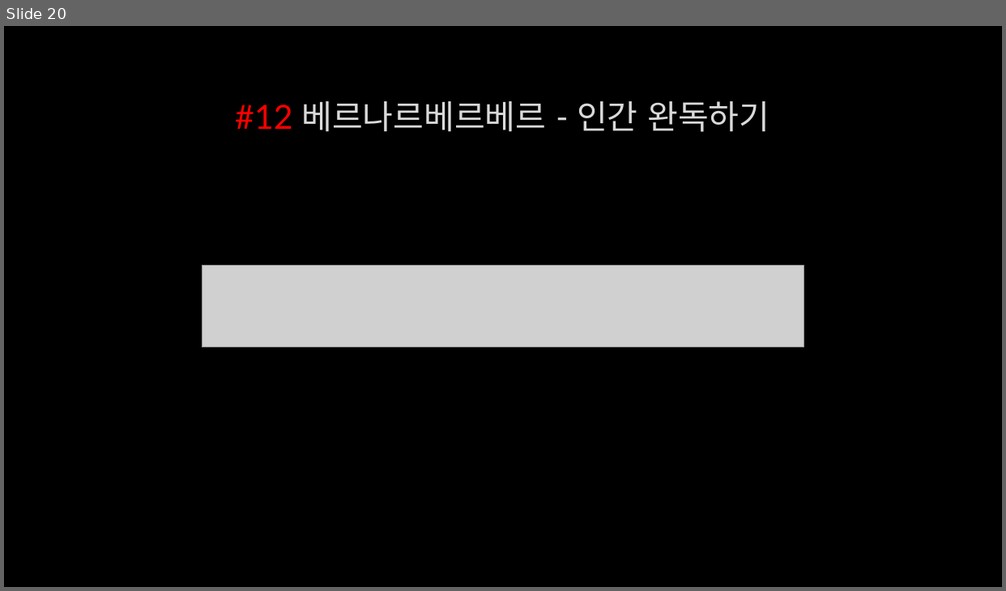
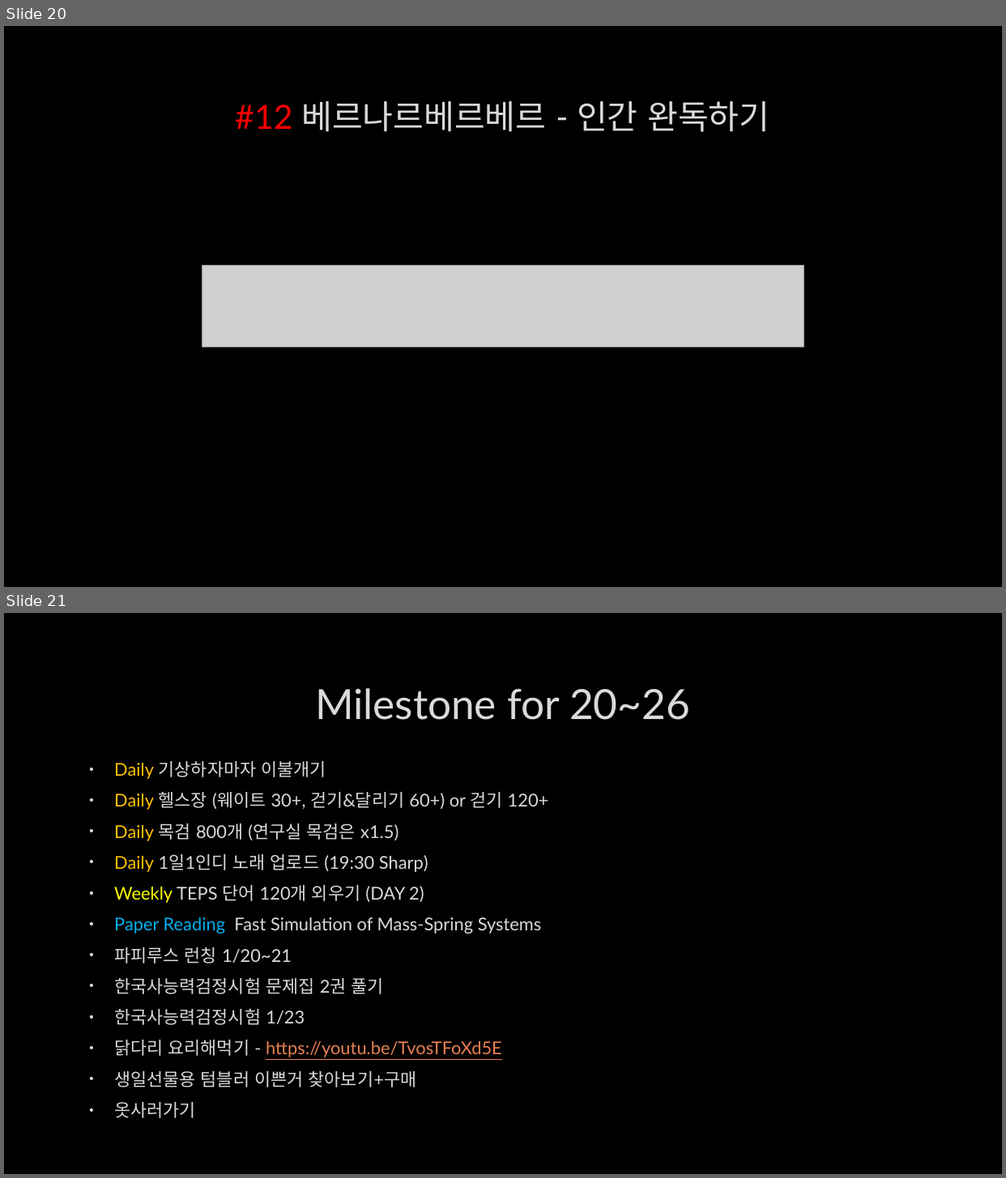
Before and after one commit to pjhjohn/wednesday-milestone, a slide deck: 20160120.pptm. Shown one above the other, each under a label of ours: slide 20 before the commit, slides 20 and 21 after it. The pictures are 1006x591 and 1006x1178 pixels, drawn with LibreOffice and Linux fonts; fonts in the diff are those of the drawing; grey boxes stand for pictures; background and template pictures are left out. Boxes give left, top, right and bottom in pixels: in the first picture for what was removed or moved away, otherwise in the second. Text is boxed around its words. In the diff, an @@ line names an element or a change of style, - is before the commit and + after.

Commit message:
Added next milestone candidates

```diff
--- a/20160120.pptm
+++ b/20160120.pptm
@@ slide 21 added at bbox=[4, 613, 1002, 1174], background picture (left out) @@
@@ title added at bbox=[315, 688, 690, 720], 40 pt, text #DADADA @@
+Milestone for 20~26
@@ text added at bbox=[114, 761, 549, 1088], 17 pt, text #DADADA @@
+• Daily 기상하자마자 이불개기
+• Daily 헬스장 (웨이트 30+, 걷기&달리기 60+) or 걷기 120+
+• Daily 목검 800개 (연구실 목검은 x1.5)
+• Daily 1일1인디 노래 업로드 (19:30 Sharp)
+• Weekly TEPS 단어 120개 외우기 (DAY 2)
+• Paper Reading Fast Simulation of Mass-Spring Systems
+• 파피루스 런칭 1/20~21
+• 한국사능력검정시험 문제집 2권 풀기
+• 한국사능력검정시험 1/23
+• 닭다리 요리해먹기 - https://youtu.be/TvosTFoXd5E
+• 생일선물용 텀블러 이쁜거 찾아보기+구매
+• 옷사러가기
```
